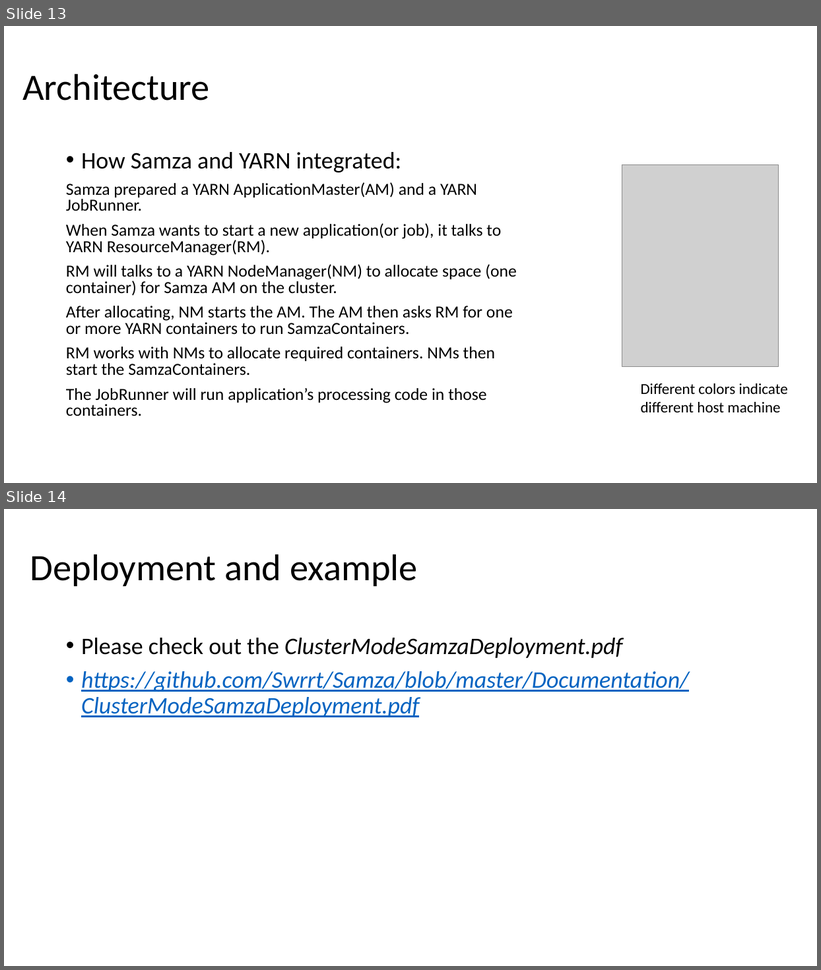
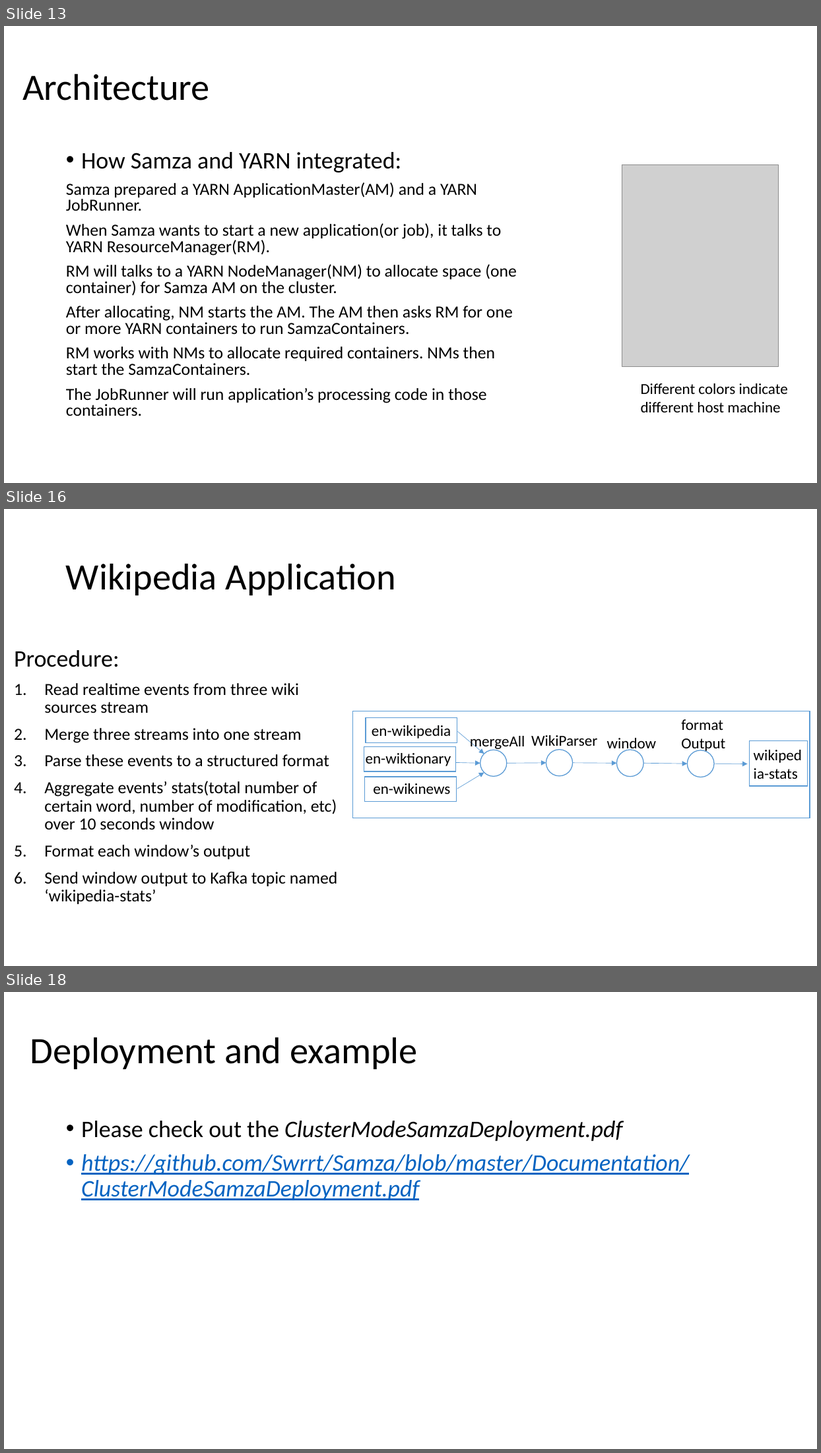
Before and after one commit to Swrrt/Samza-Documents, a slide deck: Documentation/SamzaStructure.pptx. Shown one above the other, each under a label of ours: slides 13 and 14 before the commit, slides 13, 16 and 18 after it; the slides between them are not shown. The pictures are 821x970 and 821x1453 pixels, drawn with LibreOffice and Linux fonts; fonts in the diff are those of the drawing; grey boxes stand for pictures. Boxes give left, top, right and bottom in pixels: in the first picture for what was removed or moved away, otherwise in the second. Text is boxed around its words. In the diff, an @@ line names an element or a change of style, - is before the commit and + after.

Commit message:
Reorganize the StreamGraph part for better understanding

```diff
--- a/Documentation/SamzaStructure.pptx
+++ b/Documentation/SamzaStructure.pptx
@@ slide 16 added at bbox=[4, 509, 817, 966], background #FFFFFF @@
@@ title added at bbox=[66, 563, 397, 595], 44 pt, text #000000 @@
+Wikipedia Application
@@ text added at bbox=[14, 650, 338, 904], 20 pt, text #000000 @@
+Procedure:
+1. Read realtime events from three wiki sources stream
+2. Merge three streams into one stream
+3. Parse these events to a structured format
+4. Aggregate events’ stats(total number of certain word, number of modification, etc) over 10 seconds window
+5. Format each window’s output
+6. Send window output to Kafka topic named ‘wikipedia-stats’
@@ rectangle added at bbox=[353, 712, 810, 819], fill #FFFFFF, outline #5B9BD5 1 pt @@
@@ rectangle added at bbox=[366, 718, 457, 743], fill #FFFFFF, outline #5B9BD5 1 pt @@
@@ text added at bbox=[372, 725, 451, 739], 18 pt, text #000000 @@
+en-wikipedia
@@ text added at bbox=[676, 712, 733, 755], 18 pt, text #000000 @@
+formatOutput
@@ arrow added from (458, 731) to (484, 755), #5B9BD5 0.5 pt @@
@@ text added at bbox=[470, 736, 525, 751], 18 pt, text #000000 @@
+mergeAll
@@ text added at bbox=[531, 735, 597, 751], 18 pt, text #000000 @@
+WikiParser
@@ text added at bbox=[607, 738, 657, 753], 18 pt, text #000000 @@
+window
@@ rectangle added at bbox=[749, 741, 807, 786], fill #FFFFFF, outline #5B9BD5 1 pt @@
@@ rectangle added at bbox=[364, 747, 455, 771], fill #FFFFFF, outline #5B9BD5 1 pt @@
@@ text added at bbox=[366, 753, 451, 766], 18 pt, text #000000 @@
+en-wiktionary
@@ arrow added from (451, 762) to (481, 763), #5B9BD5 0.5 pt @@
@@ ellipse added at bbox=[481, 750, 507, 776], fill #FFFFFF, outline #5B9BD5 1 pt @@
@@ arrow added from (507, 763) to (547, 762), #5B9BD5 0.5 pt @@
@@ ellipse added at bbox=[547, 750, 572, 776], fill #FFFFFF, outline #5B9BD5 1 pt @@
@@ arrow added from (573, 762) to (617, 763), #5B9BD5 0.5 pt @@
@@ ellipse added at bbox=[617, 750, 644, 777], fill #FFFFFF, outline #5B9BD5 1 pt @@
@@ arrow added from (644, 763) to (688, 764), #5B9BD5 0.5 pt @@
@@ ellipse added at bbox=[688, 751, 715, 778], fill #FFFFFF, outline #5B9BD5 1 pt @@
@@ arrow added from (715, 764) to (748, 764), #5B9BD5 0.5 pt @@
@@ rectangle added at bbox=[365, 778, 457, 802], fill #FFFFFF, outline #5B9BD5 1 pt @@
@@ text added at bbox=[373, 784, 450, 794], 18 pt, text #000000 @@
+en-wikinews
@@ arrow added from (457, 789) to (484, 772), #5B9BD5 0.5 pt @@
@@ text added at bbox=[754, 768, 798, 779], 18 pt, text #000000 @@
+wikipedia-stats
@@ what was slide 14 is now slide 18 @@
```
Also in this commit, not shown: 2 slides changed, 5 other slides added.
